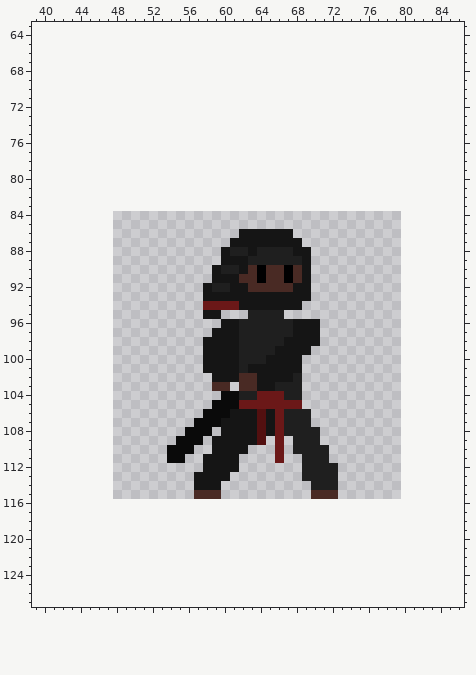
Pixel-art file, stored at projects/ninja.aseprite. Above, as it was before the edit.
32x32 pixels, 1 frame. Colours within 5 levels of each other are drawn and written as one. Shown: x 39..86, y 63..127. The old version is drawn lined up with the new one, on the new canvas.
The same view after the edit:
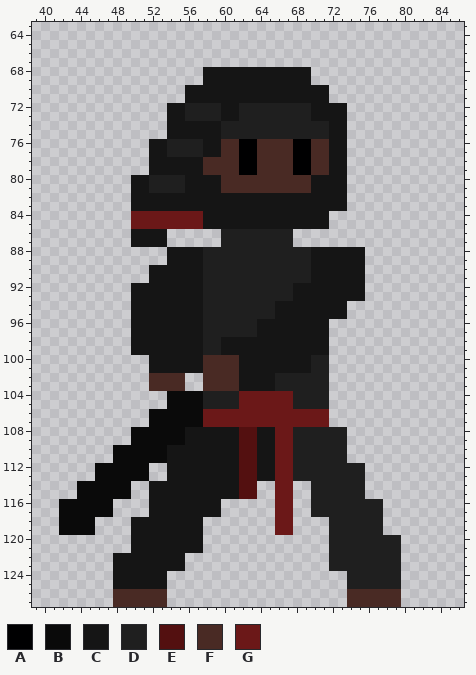
Palette (. is transparent): A #000001  B #0a0a0a  C #151515  D #1f1f1f  E #531010  F #492a24  G #6b1818
Changes in this commit:
canvas 32x32 -> 128x128, the old top-left corner now at 48,84
@@ x 39..86 @@
  67 ................................................
- 68 ................................................
- 69 ................................................
- 70 ................................................
- 71 ................................................
- 72 ................................................
- 73 ................................................
- 74 ................................................
- 75 ................................................
- 76 ................................................
- 77 ................................................
- 78 ................................................
- 79 ................................................
- 80 ................................................
- 81 ................................................
- 82 ................................................
- 83 ................................................
- 84 ................................................
- 85 ................................................
- 86 .......................CCCCCC...................
- 87 ......................CCCCCCCC..................
- 88 .....................CDDCDDDDCC.................
- 89 .....................CCCDDDDDDC.................
- 90 ....................CDDCFAFFAFC.................
- 91 ....................CCCFFAFFAFC.................
- 92 ...................CDDCCFFFFFCC.................
- 93 ...................CCCCCCCCCCCC.................
- 94 ...................GGGGCCCCCCC..................
- 95 ...................CC...DDDD....................
- 96 .....................CCDDDDDDCCC................
- 97 ....................CCCDDDDDDCCC................
- 98 ...................CCCCDDDDDCCCC................
- 99 ...................CCCCDDDDCCCC.................
-100 ...................CCCCDDDCCCC..................
-101 ...................CCCCDCCCCCC..................
-102 ....................CCCFFCCCCD..................
-103 ....................FF.FFCCDDD..................
-104 .....................BBDDGGGDD..................
-105 ....................BBBGGGGGGG..................
-106 ...................BBBCCCECGDDD.................
-107 ..................BBBCCCCECGDDD.................
-108 .................BBB.CCCCECGDDDD................
-109 ................BBB.CCCCCE.G.DDD................
-110 ...............BBB..CCCC...G.DDDD...............
-111 ...............BB..CCCC....G..DDD...............
-112 ...................CCCC.......DDDD..............
-113 ..................CCCC........DDDD..............
-114 ..................CCC..........DDD..............
-115 ..................FFF..........FFF..............
-116 ................................................
-117 ................................................
-118 ................................................
-119 ................................................
-120 ................................................
-121 ................................................
-122 ................................................
-123 ................................................
-124 ................................................
-125 ................................................
-126 ................................................
-127 ................................................
+ 68 ...................CCCCCCCCCCCC.................
+ 69 ...................CCCCCCCCCCCC.................
+ 70 .................CCCCCCCCCCCCCCCC...............
+ 71 .................CCCCCCCCCCCCCCCC...............
+ 72 ...............CCDDDDCCDDDDDDDDCCCC.............
+ 73 ...............CCDDDDCCDDDDDDDDCCCC.............
+ 74 ...............CCCCCCDDDDDDDDDDDDCC.............
+ 75 ...............CCCCCCDDDDDDDDDDDDCC.............
+ 76 .............CCDDDDCCFFAAFFFFAAFFCC.............
+ 77 .............CCDDDDCCFFAAFFFFAAFFCC.............
+ 78 .............CCCCCCFFFFAAFFFFAAFFCC.............
+ 79 .............CCCCCCFFFFAAFFFFAAFFCC.............
+ 80 ...........CCDDDDCCCCFFFFFFFFFFCCCC.............
+ 81 ...........CCDDDDCCCCFFFFFFFFFFCCCC.............
+ 82 ...........CCCCCCCCCCCCCCCCCCCCCCCC.............
+ 83 ...........CCCCCCCCCCCCCCCCCCCCCCCC.............
+ 84 ...........GGGGGGGGCCCCCCCCCCCCCC...............
+ 85 ...........GGGGGGGGCCCCCCCCCCCCCC...............
+ 86 ...........CCCC......DDDDDDDD...................
+ 87 ...........CCCC......DDDDDDDD...................
+ 88 ...............CCCCDDDDDDDDDDDDCCCCCC...........
+ 89 ...............CCCCDDDDDDDDDDDDCCCCCC...........
+ 90 .............CCCCCCDDDDDDDDDDDDCCCCCC...........
+ 91 .............CCCCCCDDDDDDDDDDDDCCCCCC...........
+ 92 ...........CCCCCCCCDDDDDDDDDDCCCCCCCC...........
+ 93 ...........CCCCCCCCDDDDDDDDDDCCCCCCCC...........
+ 94 ...........CCCCCCCCDDDDDDDDCCCCCCCC.............
+ 95 ...........CCCCCCCCDDDDDDDDCCCCCCCC.............
+ 96 ...........CCCCCCCCDDDDDDCCCCCCCC...............
+ 97 ...........CCCCCCCCDDDDDDCCCCCCCC...............
+ 98 ...........CCCCCCCCDDCCCCCCCCCCCC...............
+ 99 ...........CCCCCCCCDDCCCCCCCCCCCC...............
+100 .............CCCCCCFFFFCCCCCCCCDD...............
+101 .............CCCCCCFFFFCCCCCCCCDD...............
+102 .............FFFF..FFFFCCCCDDDDDD...............
+103 .............FFFF..FFFFCCCCDDDDDD...............
+104 ...............BBBBDDDDGGGGGGDDDD...............
+105 ...............BBBBDDDDGGGGGGDDDD...............
+106 .............BBBBBBGGGGGGGGGGGGGG...............
+107 .............BBBBBBGGGGGGGGGGGGGG...............
+108 ...........BBBBBBCCCCCCEECCGGDDDDDD.............
+109 ...........BBBBBBCCCCCCEECCGGDDDDDD.............
+110 .........BBBBBBCCCCCCCCEECCGGDDDDDD.............
+111 .........BBBBBBCCCCCCCCEECCGGDDDDDD.............
+112 .......BBBBBB..CCCCCCCCEECCGGDDDDDDDD...........
+113 .......BBBBBB..CCCCCCCCEECCGGDDDDDDDD...........
+114 .....BBBBBB..CCCCCCCCCCEE..GG..DDDDDD...........
+115 .....BBBBBB..CCCCCCCCCCEE..GG..DDDDDD...........
+116 ...BBBBBB....CCCCCCCC......GG..DDDDDDDD.........
+117 ...BBBBBB....CCCCCCCC......GG..DDDDDDDD.........
+118 ...BBBB....CCCCCCCC........GG....DDDDDD.........
+119 ...BBBB....CCCCCCCC........GG....DDDDDD.........
+120 ...........CCCCCCCC..............DDDDDDDD.......
+121 ...........CCCCCCCC..............DDDDDDDD.......
+122 .........CCCCCCCC................DDDDDDDD.......
+123 .........CCCCCCCC................DDDDDDDD.......
+124 .........CCCCCC....................DDDDDD.......
+125 .........CCCCCC....................DDDDDD.......
+126 .........FFFFFF....................FFFFFF.......
+127 .........FFFFFF....................FFFFFF.......
